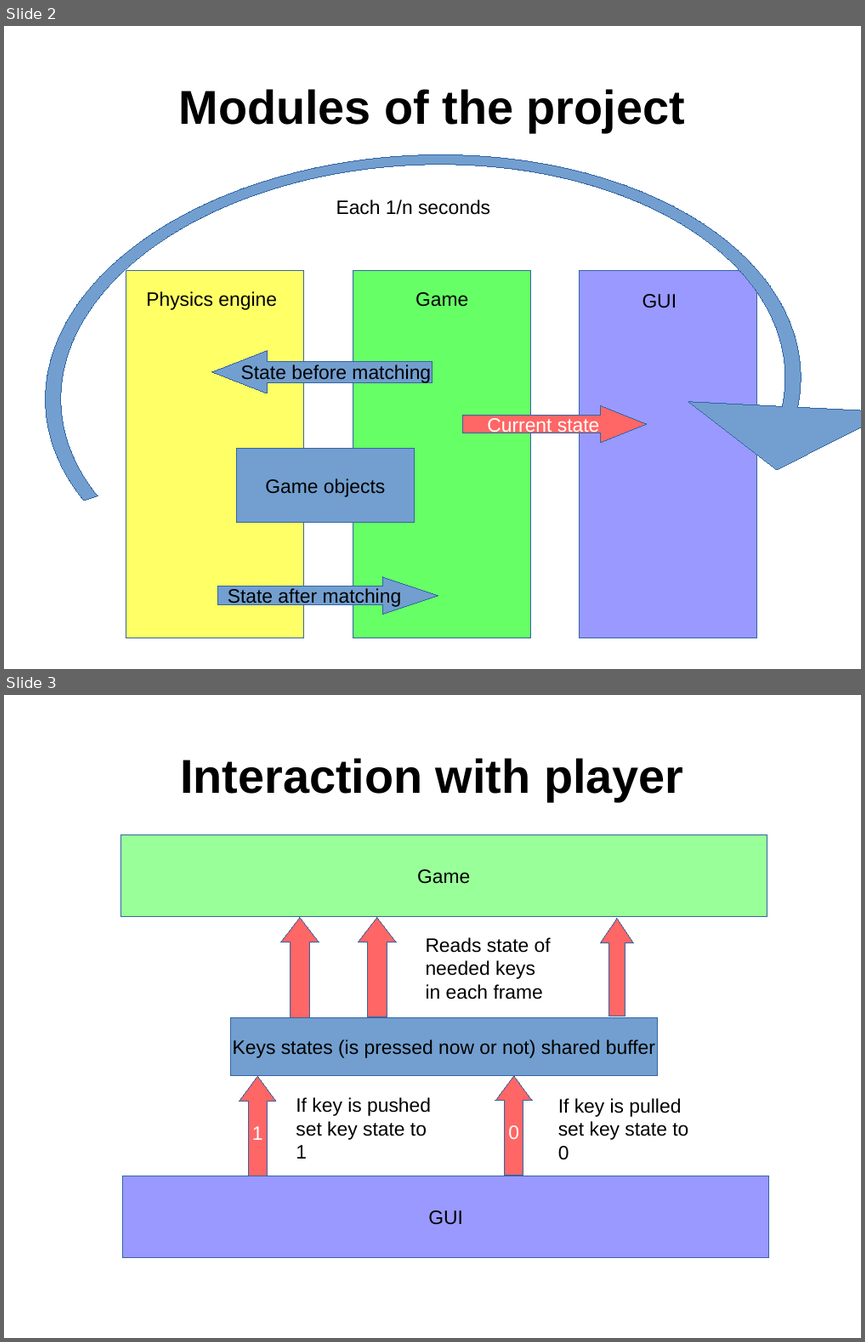
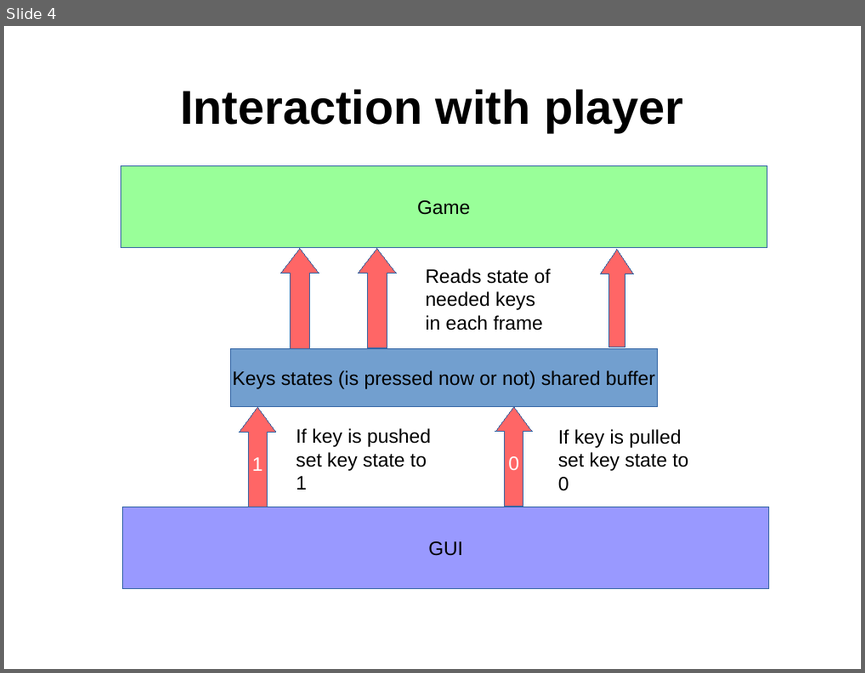
Before and after one commit to Shadasviar/mario, a slide deck: Documentation/Introduction.odp. Shown one above the other, each under a label of ours: slides 2 and 3 before the commit, slide 4 after it. The pictures are 865x1342 and 865x673 pixels, drawn with LibreOffice and Linux fonts; fonts in the diff are those of the drawing. Boxes give left, top, right and bottom in pixels: in the first picture for what was removed or moved away, otherwise in the second. Text is boxed around its words. In the diff, an @@ line names an element or a change of style, - is before the commit and + after.

```diff
--- a/Documentation/Introduction.odp
+++ b/Documentation/Introduction.odp
@@ slide 2 removed at (x1=4, y1=26, x2=861, y2=669), background #FFFFFF @@
@@ title removed at (x1=179, y1=89, x2=685, y2=132) @@
-Modules of the project
@@ freeform shape removed at (x1=35, y1=137, x2=812, y2=638) @@
@@ text removed at (x1=336, y1=199, x2=490, y2=215) @@
-Each 1/n seconds
@@ rectangle removed at (x1=126, y1=271, x2=303, y2=638) @@
@@ rectangle removed at (x1=353, y1=271, x2=530, y2=638) @@
@@ rectangle removed at (x1=579, y1=271, x2=756, y2=638) @@
@@ text removed at (x1=146, y1=291, x2=277, y2=310) @@
-Physics engine
@@ text removed at (x1=415, y1=292, x2=468, y2=306) @@
-Game
@@ text removed at (x1=642, y1=294, x2=677, y2=308) @@
-GUI
@@ left arrow removed at (x1=212, y1=350, x2=432, y2=393) @@
-State before matching
@@ right arrow removed at (x1=464, y1=405, x2=647, y2=442) @@
-Current state
@@ rectangle removed at (x1=236, y1=448, x2=414, y2=522) @@
-Game objects
@@ right arrow removed at (x1=218, y1=578, x2=438, y2=614) @@
-State after matching
@@ what was slide 3 is now slide 4 @@
```
Also in this commit, not shown: 3 slides added, 1 other slide removed, 1 other file.
